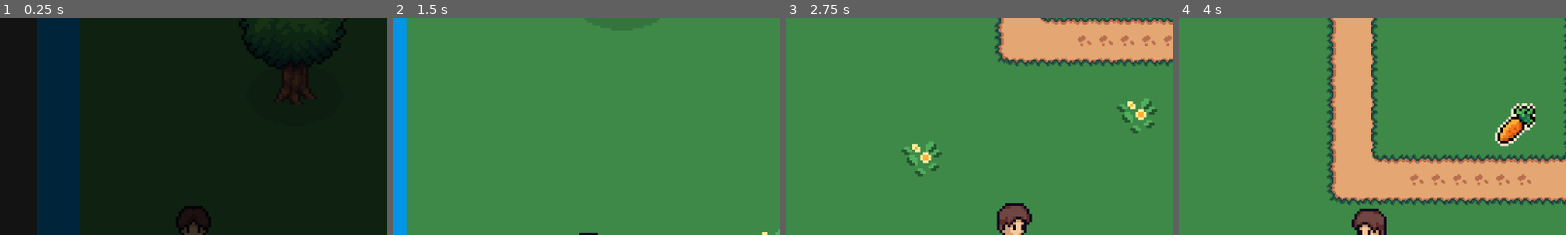
Above: before the commit, frames 1-4 (left to right).
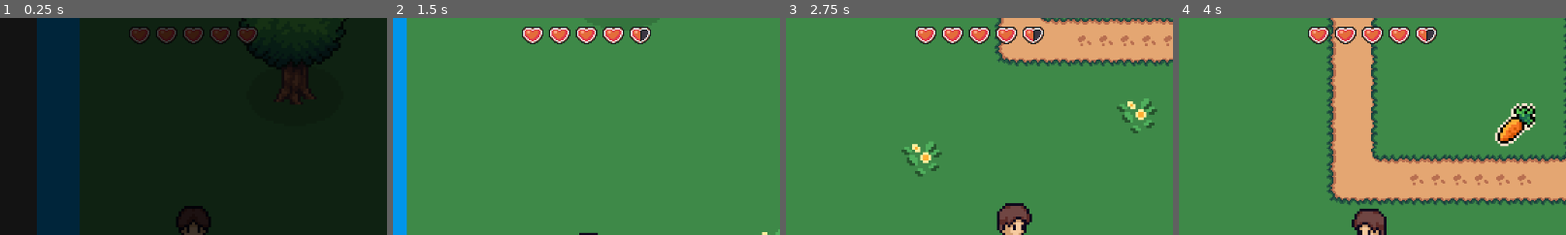
Above: after the commit, the same moments.

Repository: yi2003/godotTopDownActionGame
Game: Godot game, scene res://assets/scenes/main.tscn
Same seed, same stepped clock (60 frames per second), same inputs: the game is played once before the commit and once after it.
Inputs:
- Up to frame 1 (0.25 s): no input
- Up to frame 2 (1.5 s): tap Enter (ui_accept) at 0.5, 0.77 s; hold Right (ui_right) 0.53-1.28 s; hold Down (ui_down) from 1.28 s (still down)
- Up to frame 3 (2.75 s): tap Enter (ui_accept) at 1.52 s; release Down (ui_down) at 2.03 s; hold Right (ui_right) from 2.03 s (still down)
- Up to frame 4 (4 s): release Right (ui_right) at 2.78 s; hold Up (ui_up) 2.78-3.53 s; tap Enter (ui_accept) at 3.02, 3.77 s; hold Left (ui_left) from 3.53 s (still down)
The pictures show only the part of the screen within x 25-75%, y 0-50%; the shares and areas given below are measured in that part.

The runs differ from the first frame. In frame 1, 1.5% of the frame differs, in the area x 33-67%, y 4-13%; in frame 2, 1.9%; in frame 3, 1.9%; in frame 4, 1.9%.

Commit message:
Fix: HealthUI not updating hearts when player takes damage
The HealthUI was connecting to a stale placeholder player node instead
of the real player, so health_changed signals were never received.
Now main.gd passes the correct player node directly to HealthUI.
Also fix full-heart comparison boundary (>= instead of >).

Co-Authored-By: Claude Opus 4.6 <noreply@anthropic.com>

Diff:
--- /dev/null
+++ b/assets/scenes/health_ui.tscn
@@ -0,0 +1,16 @@
+[gd_scene format=3 uid="uid://brn4csw7a28dx"]
+
+[ext_resource type="Script" uid="uid://0b5orplruw4b" path="res://assets/scripts/health_ui.gd" id="1_health_ui"]
+
+[node name="HealthUI" type="CanvasLayer" unique_id=993300813]
+script = ExtResource("1_health_ui")
+
+[node name="HeartContainer" type="HBoxContainer" parent="." unique_id=112530587]
+anchors_preset = 5
+anchor_left = 0.5
+anchor_right = 0.5
+offset_left = -90.0
+offset_right = 90.0
+offset_bottom = 50.0
+grow_horizontal = 2
+theme_override_constants/separation = 8
--- a/assets/scenes/level_root.tscn
+++ b/assets/scenes/level_root.tscn
@@ -7,6 +7,7 @@
 [ext_resource type="PackedScene" uid="uid://slime001" path="res://assets/scenes/enemies/slime.tscn" id="4_fhjsa"]
 [ext_resource type="Texture2D" uid="uid://3ph5x1ees3rk" path="res://assets/images/tilesets/Oak_Tree.png" id="4_lvcik"]
 [ext_resource type="Texture2D" uid="uid://dyyxnvi80ewlv" path="res://assets/images/tilesets/Bridge_Wood.png" id="4_yyfxr"]
+[ext_resource type="Texture2D" uid="uid://c5p8l1d0rhgdx" path="res://assets/images/tilesets/Heart.png" id="5_he1e8"]
 [ext_resource type="Texture2D" uid="uid://dgrs0k4ole151" path="res://assets/images/tilesets/Outdoor_Decor_Free.png" id="5_yyfxr"]
 
 [sub_resource type="TileSetAtlasSource" id="TileSetAtlasSource_fblen"]
@@ -103,6 +104,14 @@
 0:5/0 = 0
 1:5/0 = 0
 2:5/0 = 0
+
+[sub_resource type="TileSetAtlasSource" id="TileSetAtlasSource_4nrg7"]
+texture = ExtResource("5_he1e8")
+0:0/0 = 0
+1:0/0 = 0
+2:0/0 = 0
+3:0/0 = 0
+4:0/0 = 0
 
 [sub_resource type="TileSet" id="TileSet_2qi4d"]
 physics_layer_0/collision_layer = 1
@@ -111,6 +120,7 @@
 sources/2 = SubResource("TileSetAtlasSource_a12kb")
 sources/3 = SubResource("TileSetAtlasSource_gxupv")
 sources/4 = SubResource("TileSetAtlasSource_yyfxr")
+sources/5 = SubResource("TileSetAtlasSource_4nrg7")
 
 [sub_resource type="TileSetAtlasSource" id="TileSetAtlasSource_he1e8"]
 texture = ExtResource("4_lvcik")
--- a/assets/scenes/main.tscn
+++ b/assets/scenes/main.tscn
@@ -4,6 +4,7 @@
 [ext_resource type="PackedScene" uid="uid://bmclti0mtwde4" path="res://assets/scenes/level_root.tscn" id="1_mr7gh"]
 [ext_resource type="Script" uid="uid://dsqalwnxqm6rg" path="res://assets/scripts/level_root.gd" id="3_dfgan"]
 [ext_resource type="Script" uid="uid://fade_overlay" path="res://assets/scripts/fade_overlay.gd" id="4_fade"]
+[ext_resource type="PackedScene" uid="uid://health_ui" path="res://assets/scenes/health_ui.tscn" id="5_health_ui"]
 
 [node name="main" type="Node2D" unique_id=1220600513]
 script = ExtResource("1_main")
@@ -12,6 +13,8 @@
 layer = 100
 script = ExtResource("4_fade")
 
+[node name="HealthUI" parent="." instance=ExtResource("5_health_ui")]
+
 [node name="LevelRoot" parent="." unique_id=1540179368 instance=ExtResource("1_mr7gh")]
 position = Vector2(-6, 0)
 script = ExtResource("3_dfgan")
--- a/assets/scripts/enemies/slime.gd
+++ b/assets/scripts/enemies/slime.gd
@@ -80,6 +80,7 @@
 				# Deal damage if player is within attack range
 				var distance = global_position.distance_to(player.global_position)
 				if distance <= ATTACK_RANGE and not player.is_dead:
+					print("Slime: Attacking player ", player.name, " ID=", player.get_instance_id())
 					if player.has_method("take_damage"):
 						player.take_damage(10)
 						# Use stored attack_direction for consistent knockback
--- /dev/null
+++ b/assets/scripts/health_ui.gd
@@ -0,0 +1,72 @@
+extends CanvasLayer
+
+@onready var heart_container = $HeartContainer
+
+const MAX_HEARTS = 5
+const HEART_SIZE = 16
+
+var heart_nodes = []
+var player = null
+
+func _ready():
+	create_hearts()
+	# Don't connect to player yet - wait for main.gd to load the level
+	# We'll be notified via connect_to_player() method
+
+func connect_to_player(p: Node):
+	# Disconnect from old player if any
+	if player and is_instance_valid(player) and player.has_signal("health_changed"):
+		if player.health_changed.is_connected(_on_player_health_changed):
+			player.health_changed.disconnect(_on_player_health_changed)
+
+	player = p
+	if player and is_instance_valid(player) and player.has_signal("health_changed"):
+		player.health_changed.connect(_on_player_health_changed)
+		print("HealthUI: Connected to ", player.name, " ID=", player.get_instance_id())
+	# Update hearts to reflect current health
+	update_hearts()
+
+func create_hearts():
+	for i in range(MAX_HEARTS):
+		var heart = TextureRect.new()
+		heart.custom_minimum_size = Vector2(32, 32)
+		heart.expand_mode = TextureRect.EXPAND_IGNORE_SIZE
+		heart.stretch_mode = TextureRect.STRETCH_KEEP_ASPECT_CENTERED
+		heart_container.add_child(heart)
+		heart_nodes.append(heart)
+		update_heart_texture(heart, i, 4)  # Start with full
+
+func update_heart_texture(heart_node, heart_index, state):
+	var atlas_tex = AtlasTexture.new()
+	atlas_tex.atlas = load("res://assets/images/tilesets/Heart.png")
+	# Column 0 = empty, Column 2 = half, Column 4 = full
+	# Each heart is 16px wide, so full state is at x = heart_index * 16 + 4
+	# But states are in columns 0, 2, 4 (16px apart)
+	atlas_tex.region = Rect2(state * HEART_SIZE, 0, HEART_SIZE, HEART_SIZE)
+	heart_node.texture = atlas_tex
+
+func update_hearts():
+	if heart_nodes.is_empty():
+		return
+	var current_health = PlayerData.health
+	var max_health = PlayerData.max_health
+	print("HealthUI: update_hearts called, health=", current_health, "/", max_health)
+	var health_per_heart = max_health / float(MAX_HEARTS)
+
+	for i in range(MAX_HEARTS):
+		var heart_start = i * health_per_heart
+		var state: int
+		if current_health >= heart_start + health_per_heart:
+			state = 4  # Full
+		elif current_health > heart_start:
+			state = 2  # Half
+		else:
+			state = 0  # Empty
+
+		update_heart_texture(heart_nodes[i], i, state)
+
+func _on_player_health_changed():
+	print("HealthUI: _on_player_health_changed called!")
+	print("HealthUI: PlayerData.health=", PlayerData.health)
+	print("HealthUI: heart_nodes count=", heart_nodes.size())
+	update_hearts()
--- a/assets/scripts/main.gd
+++ b/assets/scripts/main.gd
@@ -44,6 +44,11 @@
 		player.player_died.connect(_on_player_died)
 		print("[Main] Connected to player death signal")
 
+	# Connect HealthUI to the new player
+	var health_ui = $HealthUI
+	if health_ui and health_ui.has_method("connect_to_player") and new_player:
+		health_ui.connect_to_player(new_player)
+
 	# Fade in from black when level loads
 	var fade = $FadeOverlay
 	if fade:
--- a/assets/scripts/player.gd
+++ b/assets/scripts/player.gd
@@ -1,6 +1,7 @@
 extends CharacterBody2D
 
 signal player_died
+signal health_changed
 
 @onready var animated_sprite = $AnimatedSprite2D
 @onready var health_bar = $HealthBar
@@ -101,7 +102,7 @@
 	animated_sprite.animation_finished.disconnect(_on_attack_finished)
 
 func _on_hitbox_body_entered(body):
-	print("Hit: ", body.name)
+	print("Player: body_entered - body=", body.name, " is_dead=", is_dead)
 	if body.has_method("take_damage"):
 		body.take_damage()
 		# Apply knockback in the direction the player is facing
@@ -172,6 +173,8 @@
 	health -= damage_amount
 	# Persist health
 	PlayerData.health = health
+	print("Player: EMITTING health_changed, health now=", health)
+	health_changed.emit()
 	if health_bar:
 		health_bar.value = health
 	print("Player took damage! Health: ", health)
Binary file added: assets/images/tilesets/Heart.png
Not shown, added: assets/images/tilesets/Heart.png.import
